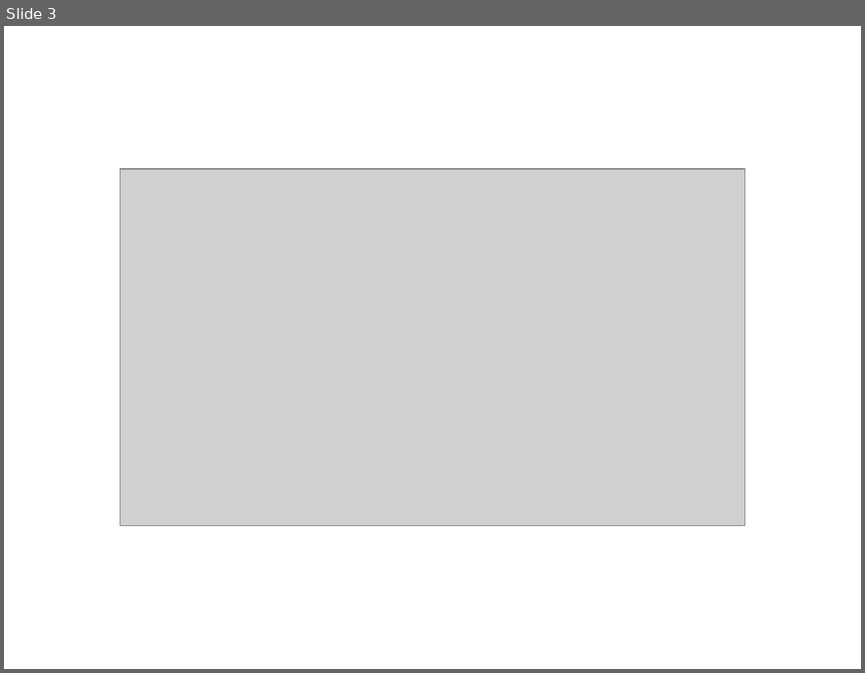
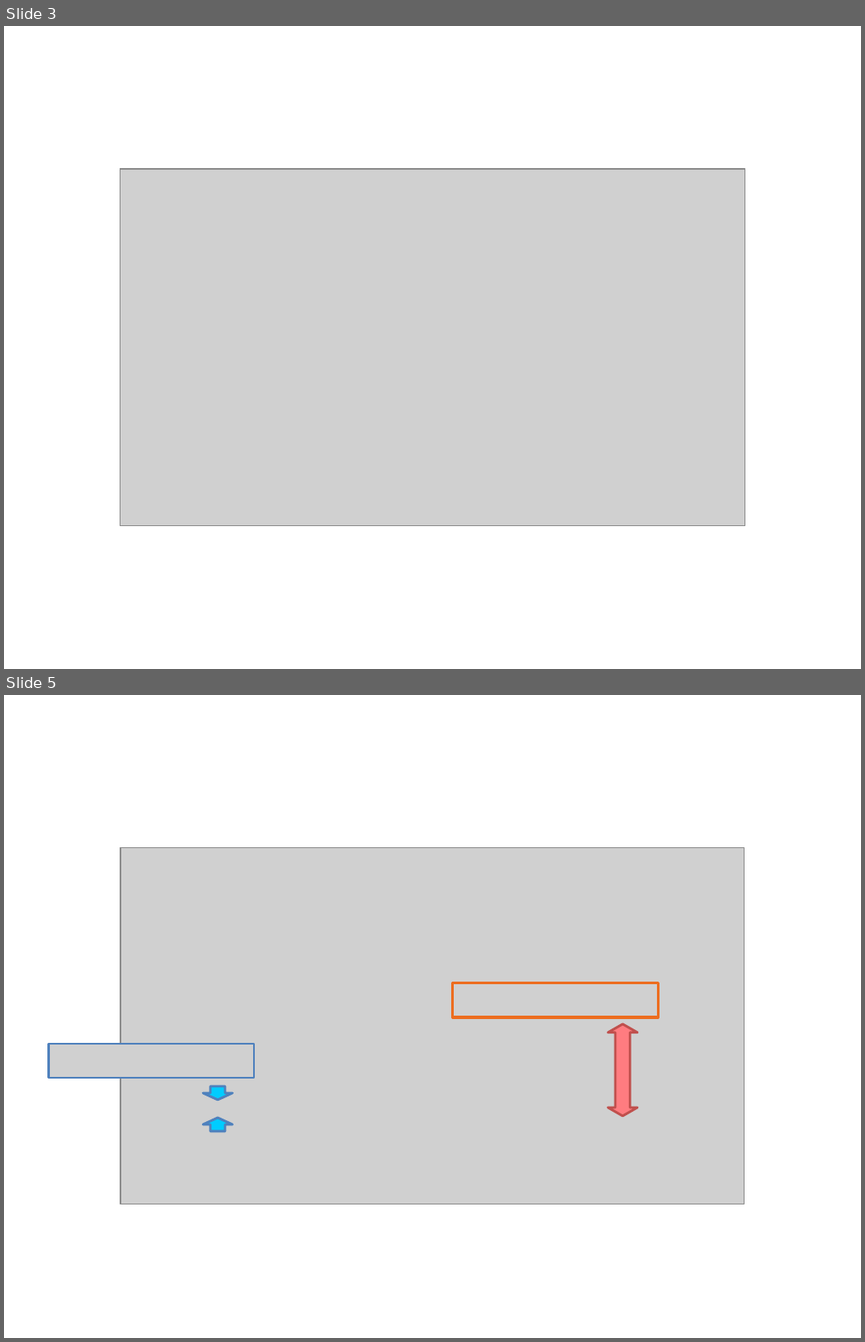
Before and after one commit to answeredbyablemind/answeredbyablemind.github.io, a slide deck: pics/2021-02-08-GMM_and_EM/pics.pptx. Shown one above the other, each under a label of ours: slide 3 before the commit, slides 3 and 5 after it; the slides between them are not shown. The pictures are 865x673 and 865x1342 pixels, drawn with LibreOffice and Linux fonts; fonts in the diff are those of the drawing; grey boxes stand for pictures. Boxes give left, top, right and bottom in pixels: in the first picture for what was removed or moved away, otherwise in the second. Text is boxed around its words. In the diff, an @@ line names an element or a change of style, - is before the commit and + after.

```diff
--- a/pics/2021-02-08-GMM_and_EM/pics.pptx
+++ b/pics/2021-02-08-GMM_and_EM/pics.pptx
@@ slide 5 added at bbox=[4, 695, 861, 1338], background #FFFFFF @@
@@ picture added at bbox=[120, 847, 744, 1204] @@
@@ picture added at bbox=[453, 983, 658, 1017] @@
@@ up down arrow added at bbox=[608, 1024, 637, 1116], fill #FF7C80, outline #C0504D 2 pt @@
@@ picture added at bbox=[48, 1043, 253, 1077] @@
@@ down arrow added at bbox=[203, 1086, 232, 1100], fill #00CCFF, outline #4F81BD 2 pt @@
@@ down arrow added at bbox=[203, 1117, 232, 1131], fill #00CCFF, outline #4F81BD 2 pt @@
```
Also in this commit, not shown: 1 slide removed.
